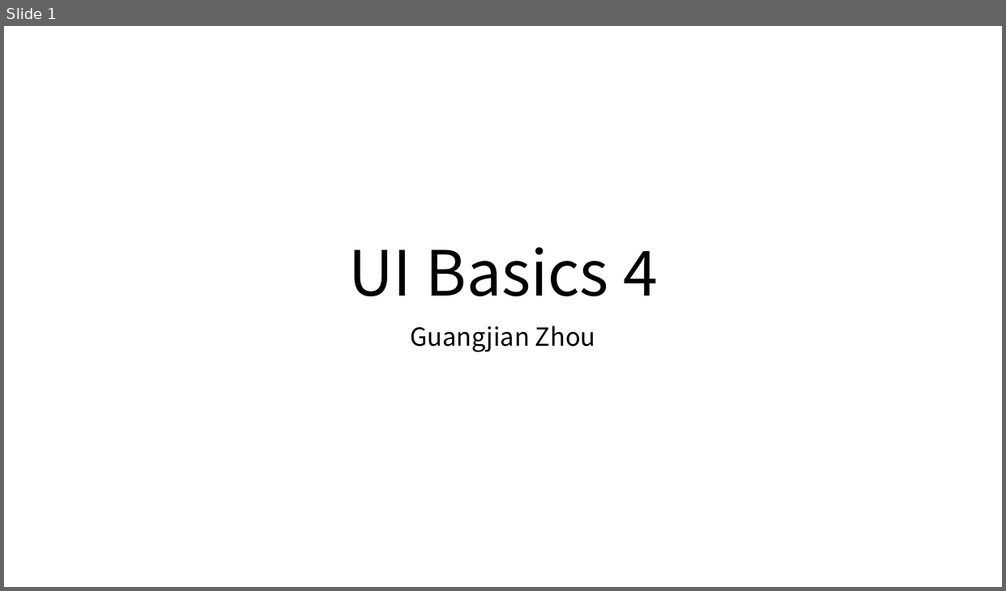
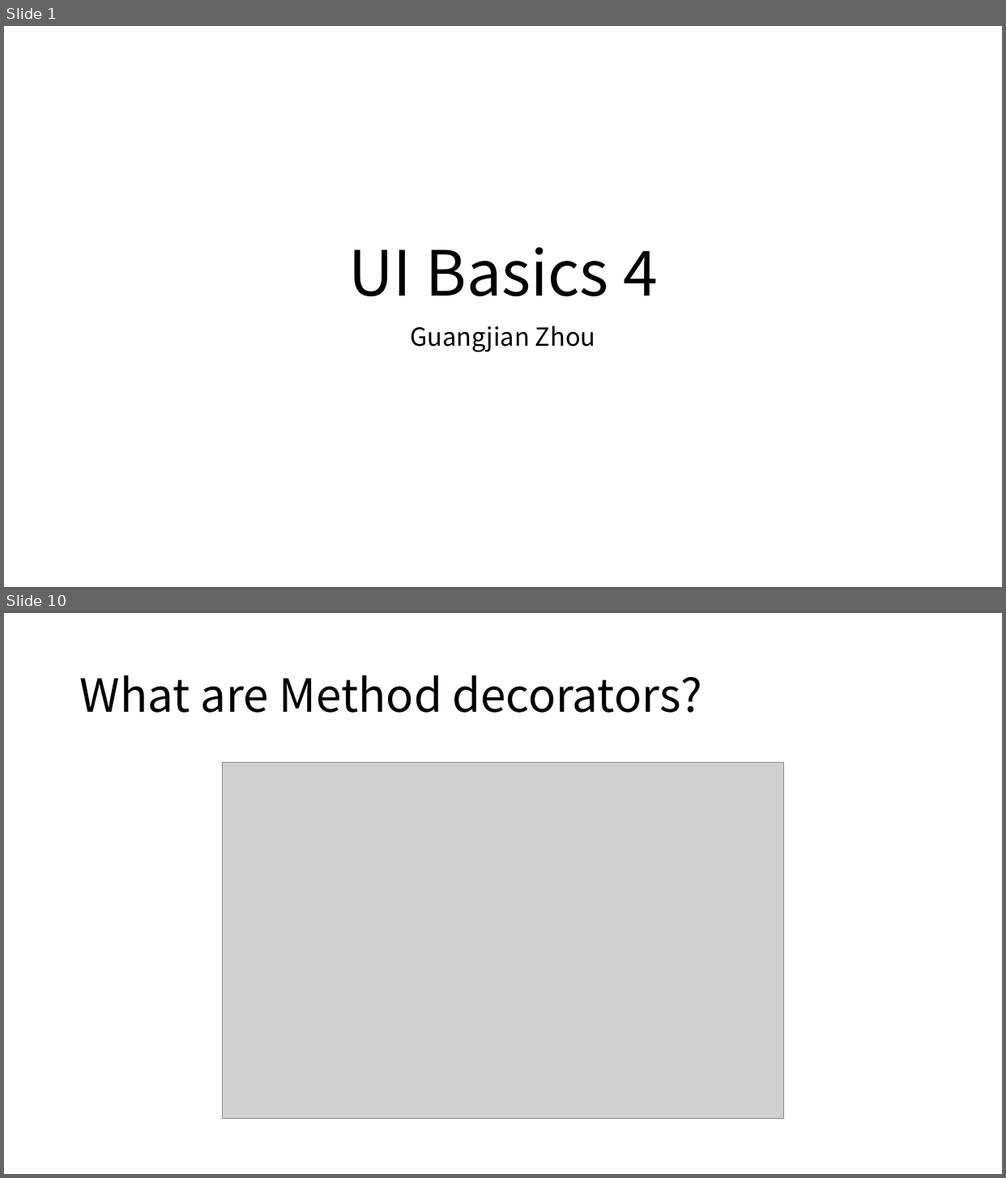
Before and after one commit to Marvioo/Cogent, a slide deck: Java Basics/UI Basics 4.pptx. Shown one above the other, each under a label of ours: slide 1 before the commit, slides 1 and 10 after it; the slides between them are not shown. The pictures are 1006x591 and 1006x1178 pixels, drawn with LibreOffice and Linux fonts; fonts in the diff are those of the drawing; grey boxes stand for pictures. Boxes give left, top, right and bottom in pixels: in the first picture for what was removed or moved away, otherwise in the second. Text is boxed around its words. In the diff, an @@ line names an element or a change of style, - is before the commit and + after.

```diff
--- a/Java Basics/UI Basics 4.pptx
+++ b/Java Basics/UI Basics 4.pptx
@@ slide 10 added at bbox=[4, 613, 1002, 1174], background #FFFFFF @@
@@ title added at bbox=[80, 675, 702, 713], 44 pt, text #000000 @@
+What are Method decorators?
@@ picture added at bbox=[223, 763, 784, 1119] @@
```
Also in this commit, not shown: 16 other slides added.
